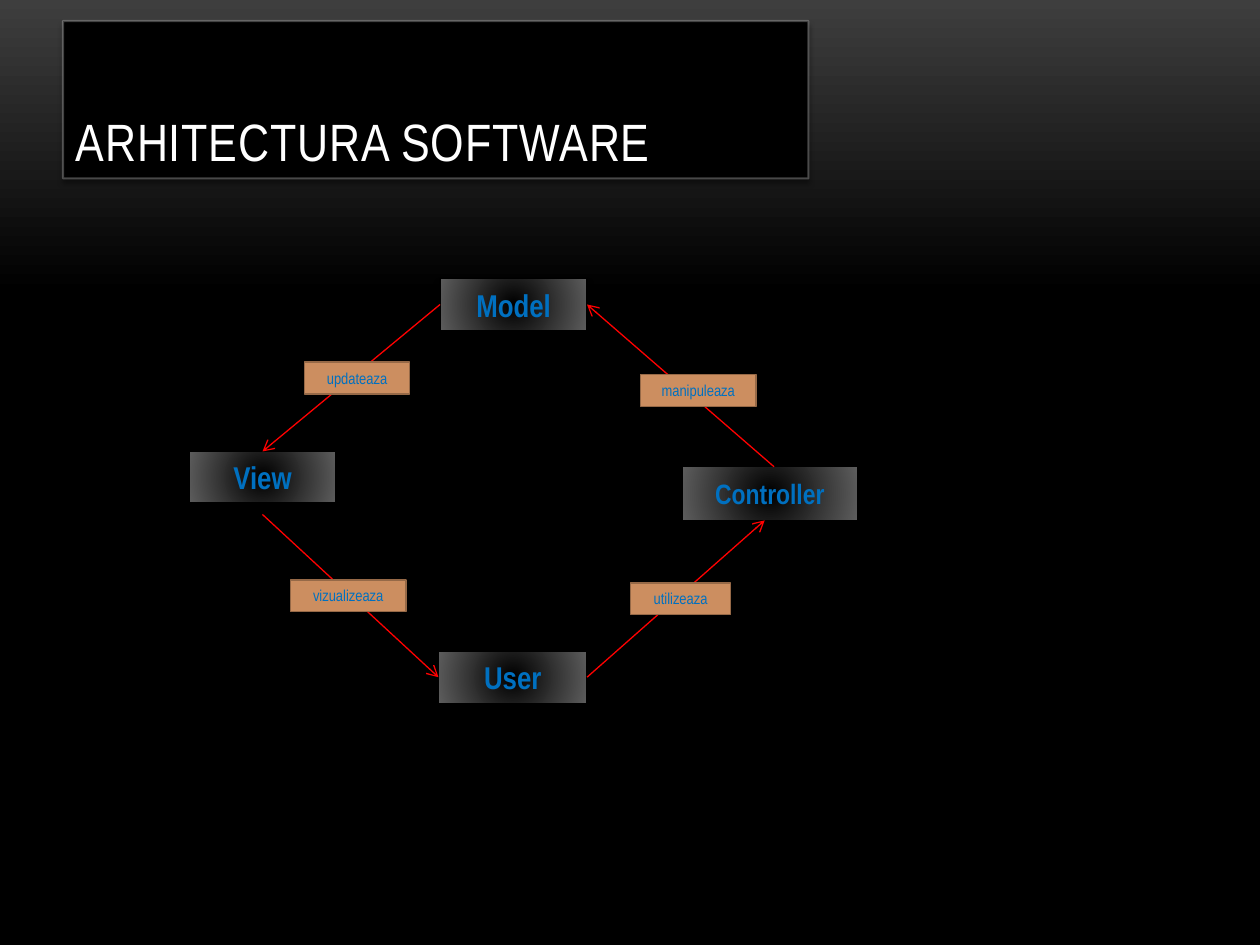
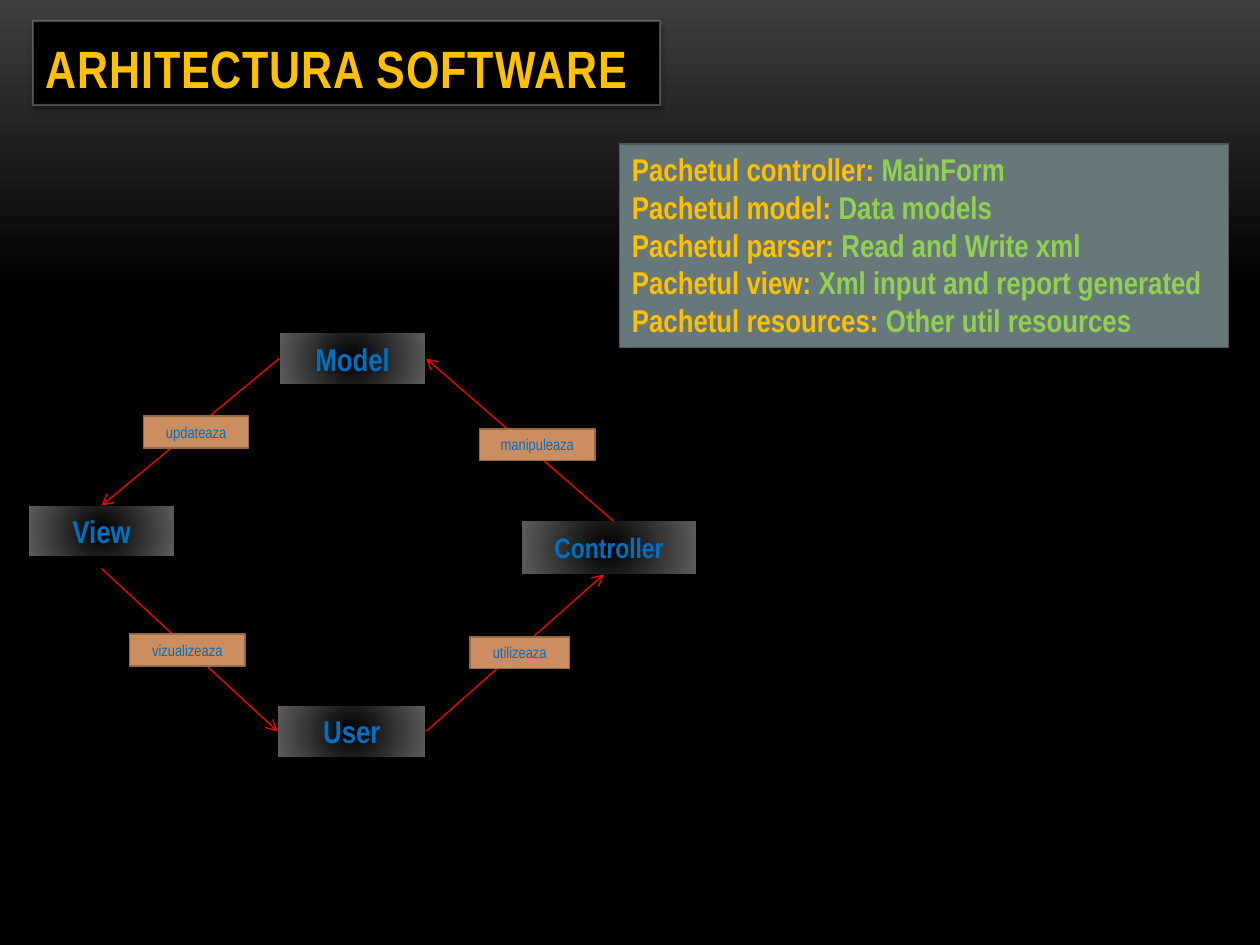
Before and after one commit to AndreeaDraghici/Student-Management-Application, a slide deck: slide 4 of src/resources/StudentManagementApplication-DraghiciAndreeaMaria-CR3.1B.pptx. Drawn at 1260x945 pixels with LibreOffice and Linux fonts; fonts in the diff are those of the drawing; background and template pictures are left out. Boxes give left, top, right and bottom in pixels: in the first picture for what was removed or moved away, otherwise in the second. Text is boxed around its words. In the diff, an @@ line names an element or a change of style, - is before the commit and + after.

Commit message:
chore: added PowerPoint presentation and documentation to resources package

```diff
--- a/src/resources/StudentManagementApplication-DraghiciAndreeaMaria-CR3.1B.pptx
+++ b/src/resources/StudentManagementApplication-DraghiciAndreeaMaria-CR3.1B.pptx
@@ title "ARHITECTURA SOFTWARE": place and size @@
-title "ARHITECTURA SOFTWARE" at <box>63,21,809,179</box>
+title "ARHITECTURA SOFTWARE" at <box>33,21,660,106</box>
@@ title "ARHITECTURA SOFTWARE" at <box>33,21,660,106</box>: text colour #FFFFFF to #FFC000, bold on @@
@@ rectangle added at <box>620,144,1228,348</box>, fill #67787B, outline #4C595B 0.85 pt, 18 pt, text #FFC000, bold @@
+Pachetul controller: MainForm
+Pachetul model: Data models
+Pachetul parser: Read and Write xml
+Pachetul view: Xml input and report generated
+Pachetul resources: Other util resources
@@ 8 rectangles, 4 arrows: place and size @@
-8 rectangles, 4 arrows at <box>189,278,858,704</box>
+8 rectangles, 4 arrows at <box>28,333,697,759</box>
```
Also in this commit, not shown: 4 other slides changed, 2 slides added, 1 other file.
